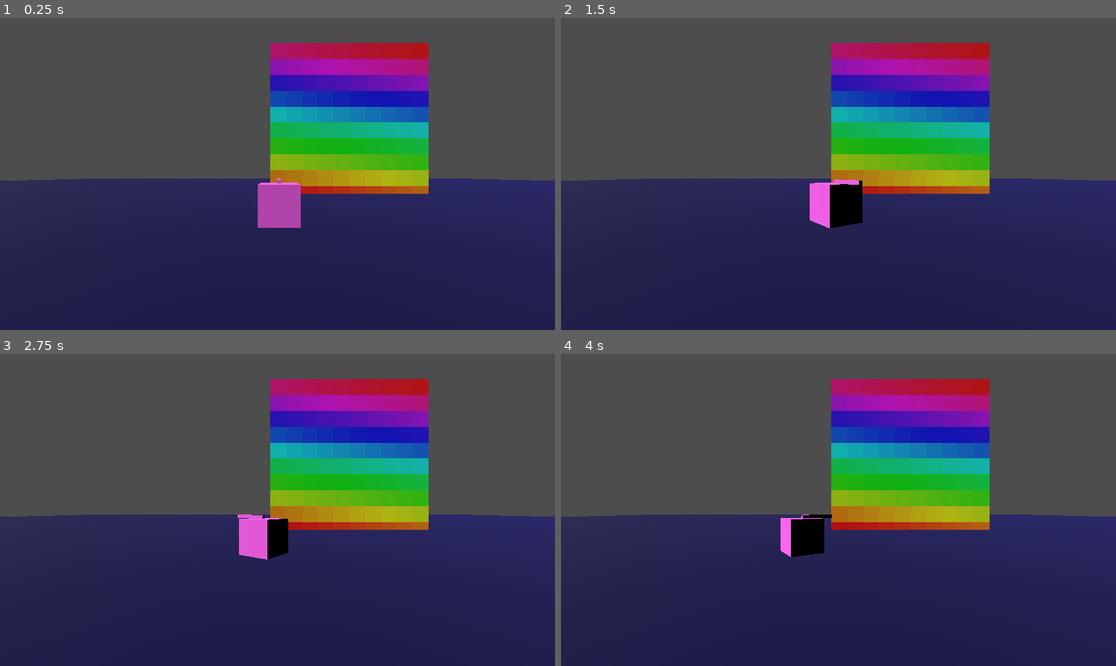
Above: before the commit, frames 1-4 (two rows, left to right).
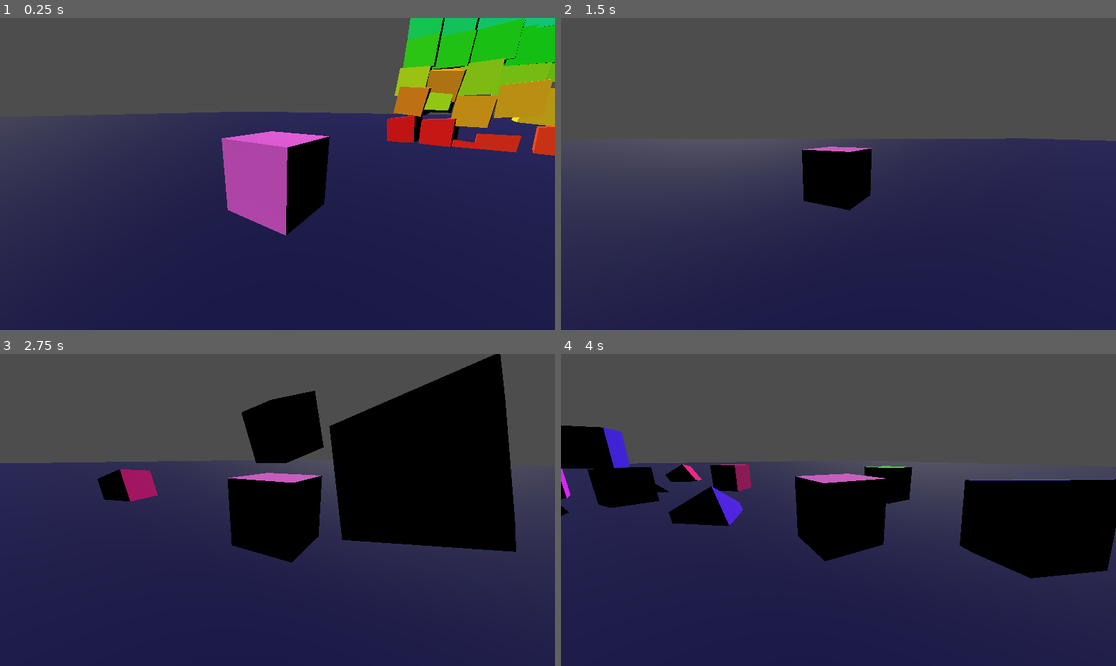
Above: after the commit, the same moments.

Repository: skooter500/GE1-2024
Game: Godot game, scene res://my-turret_lab02.tscn
Two runs of this game, one before a commit and one after it. Both use one fixed random seed, a clock stepped at 60 frames per second and the inputs below.
Inputs:
- Up to frame 1 (0.25 s): no input
- Up to frame 2 (1.5 s): hold D (turn_right) 0.53-1.28 s; hold S (move_back) from 1.28 s (still down)
- Up to frame 3 (2.75 s): release S (move_back) at 2.03 s; hold D (turn_right) from 2.03 s (still down)
- Up to frame 4 (4 s): release D (turn_right) at 2.78 s; hold W (move_forward) 2.78-3.53 s; hold A (turn_left) from 3.53 s (still down)

The runs differ from the first frame. In frame 1, 35% of the frame differs, in the area x 0-100%, y 0-70%; in frame 2, 18%; in frame 3, 33%; in frame 4, 31%.

Commit message:
lab 03, added more function to the turret game

Diff:
--- /dev/null
+++ b/labs/my-turret_lab02/TPCamera.gd
@@ -0,0 +1,16 @@
+extends Camera3D
+
+@export var target:Node3D
+@export var player:Node3D
+
+# Called when the node enters the scene tree for the first time.
+func _ready() -> void:
+	pass # Replace with function body.
+
+
+# Called every frame. 'delta' is the elapsed time since the previous frame.
+func _process(delta: float) -> void:
+	global_position = lerp(global_position, target.global_position, delta * 5.0)
+	look_at(player.global_position)
+
+	pass
--- a/labs/my-turret_lab02/brick.tscn
+++ b/labs/my-turret_lab02/brick.tscn
@@ -1,9 +1,20 @@
-[gd_scene load_steps=2 format=3 uid="uid://ddn8yjq4dyhie"]
+[gd_scene load_steps=3 format=3 uid="uid://ddn8yjq4dyhie"]
 
 [sub_resource type="BoxMesh" id="BoxMesh_igo21"]
 
-[node name="brick" type="Node3D"]
+[sub_resource type="BoxShape3D" id="BoxShape3D_jg6b3"]
+
+[node name="RigidBody3D" type="RigidBody3D"]
+transform = Transform3D(0.844618, 0.0169768, -0.535101, -0.0148363, 0.999856, 0.00830387, 0.535165, 0.000925355, 0.844747, 0, 0, 0)
 
 [node name="MeshInstance3D" type="MeshInstance3D" parent="."]
 transform = Transform3D(1, 0, 0, 0, 1, 0, 0, 0, 1, 0, 0, -4.03543)
 mesh = SubResource("BoxMesh_igo21")
+skeleton = NodePath("../..")
+
+[node name="CollisionShape3D" type="CollisionShape3D" parent="."]
+shape = SubResource("BoxShape3D_jg6b3")
+
+[node name="brick" type="Node3D" parent="."]
+transform = Transform3D(0.114883, 0.00333724, -0.993374, -0.000493386, 0.999994, 0.00330242, 0.993379, 0.00011071, 0.114884, 0, 0, 0)
+visible = false
--- a/labs/my-turret_lab02/my-turret_lab02.tscn
+++ b/labs/my-turret_lab02/my-turret_lab02.tscn
@@ -1,5 +1,6 @@
-[gd_scene load_steps=9 format=3 uid="uid://c2lq2ugo75jua"]
+[gd_scene load_steps=12 format=3 uid="uid://c2lq2ugo75jua"]
 
+[ext_resource type="Script" path="res://TPCamera.gd" id="1_b3qm6"]
 [ext_resource type="Material" uid="uid://srar707vgbcw" path="res://dark-blue.tres" id="1_w2nfs"]
 [ext_resource type="Material" uid="uid://42kfmr0nw6w0" path="res://pink.tres" id="2_mdfkg"]
 [ext_resource type="Script" path="res://scenes/player.gd" id="3_hbxjf"]
@@ -9,31 +10,22 @@
 [sub_resource type="PlaneMesh" id="PlaneMesh_y6hks"]
 size = Vector2(100, 100)
 
+[sub_resource type="WorldBoundaryShape3D" id="WorldBoundaryShape3D_5mgfx"]
+
 [sub_resource type="BoxMesh" id="BoxMesh_1xmdi"]
+
+[sub_resource type="BoxShape3D" id="BoxShape3D_ukuhn"]
 
 [sub_resource type="BoxMesh" id="BoxMesh_2eeti"]
 size = Vector3(0.1, 0.1, 1)
 
-[node name="Node3D" type="Node3D"]
+[node name="root" type="Node3D"]
 
-[node name="ground" type="MeshInstance3D" parent="."]
-material_override = ExtResource("1_w2nfs")
-mesh = SubResource("PlaneMesh_y6hks")
-
-[node name="player" type="MeshInstance3D" parent="."]
-transform = Transform3D(1, 0, 0, 0, 1, 0, 0, 0, 1, 0, 0.5, 0)
-material_override = ExtResource("2_mdfkg")
-mesh = SubResource("BoxMesh_1xmdi")
-skeleton = NodePath("../ground")
-script = ExtResource("3_hbxjf")
-
-[node name="turret" type="MeshInstance3D" parent="player"]
-transform = Transform3D(1, 0, 0, 0, 1, 0, 0, 0, 1, 0, 0.55, -0.5)
-material_override = ExtResource("2_mdfkg")
-mesh = SubResource("BoxMesh_2eeti")
-
-[node name="Camera3D" type="Camera3D" parent="."]
-transform = Transform3D(1, 0, 0, 0, 1, 0, 0, 0, 1, -0.0401274, 1.24649, 5.18096)
+[node name="Camera3D" type="Camera3D" parent="." node_paths=PackedStringArray("target", "player")]
+transform = Transform3D(1, 0, 0, 0, 1, 0, 0, 0, 1, 0.0383295, 1.57087, 2.02797)
+script = ExtResource("1_b3qm6")
+target = NodePath("../player/Marker3D")
+player = NodePath("../player")
 
 [node name="DirectionalLight3D" type="DirectionalLight3D" parent="."]
 transform = Transform3D(0.221166, -0.668163, -0.710383, 0.723517, -0.376006, 0.578915, -0.653918, -0.64201, 0.400268, 0.0166082, 0.408409, 0.0562881)
@@ -42,3 +34,38 @@
 transform = Transform3D(1, 0, 0, 0, 1, 0, 0, 0, 1, 0, 0, -4.11494)
 script = ExtResource("4_yil0p")
 brick_scene = ExtResource("5_k275a")
+
+[node name="StaticBody3D" type="StaticBody3D" parent="."]
+
+[node name="ground" type="MeshInstance3D" parent="StaticBody3D"]
+material_override = ExtResource("1_w2nfs")
+mesh = SubResource("PlaneMesh_y6hks")
+skeleton = NodePath("../..")
+
+[node name="CollisionShape3D" type="CollisionShape3D" parent="StaticBody3D"]
+shape = SubResource("WorldBoundaryShape3D_5mgfx")
+
+[node name="player" type="CharacterBody3D" parent="."]
+transform = Transform3D(1, 0, 0, 0, 1, 0, 0, 0, 1, 0, 0.5, 0)
+script = ExtResource("3_hbxjf")
+speed = 10.0
+
+[node name="player" type="MeshInstance3D" parent="player"]
+material_override = ExtResource("2_mdfkg")
+mesh = SubResource("BoxMesh_1xmdi")
+skeleton = NodePath("../../StaticBody3D/ground")
+
+[node name="CollisionShape3D" type="CollisionShape3D" parent="player"]
+shape = SubResource("BoxShape3D_ukuhn")
+
+[node name="Marker3D" type="Marker3D" parent="player"]
+transform = Transform3D(1, 0, 0, 0, 1, 0, 0, 0, 1, 2.18545, 0.796418, 2.14651)
+
+[node name="turret" type="MeshInstance3D" parent="."]
+transform = Transform3D(1, 0, 0, 0, 1, 0, 0, 0, 1, 0, 1.05, -0.5)
+visible = false
+material_override = ExtResource("2_mdfkg")
+mesh = SubResource("BoxMesh_2eeti")
+skeleton = NodePath("../player/player")
+
+[node name="WorldEnvironment" type="WorldEnvironment" parent="."]
--- a/labs/my-turret_lab02/project.godot
+++ b/labs/my-turret_lab02/project.godot
@@ -10,7 +10,7 @@
 
 [application]
 
-config/name="my-turret_lab02"
+config/name="my-turret"
 run/main_scene="res://my-turret_lab02.tscn"
 config/features=PackedStringArray("4.3", "Forward Plus")
 config/icon="res://icon.svg"
--- a/labs/my-turret_lab02/scenes/player.gd
+++ b/labs/my-turret_lab02/scenes/player.gd
@@ -1,10 +1,8 @@
-extends MeshInstance3D
+extends CharacterBody3D
 
 # variables
 @export var speed:float = -1
-@export var rot_speed = 180
-
-@export var rota_speed = 5
+@export var rot_speed = 80
 
 # Called when the node enters the scene tree for the first time.
 func _ready() -> void:
@@ -12,7 +10,7 @@
 
 
 # Called every frame. 'delta' is the elapsed time since the previous frame.
-func _process(delta: float) -> void:
+func _physics_process(delta: float) -> void:
 	# position.z += speed * delta # Move from the camera
 	# global_position.z += speed * delta # same above
 
@@ -20,8 +18,18 @@
 	# rotate_x(deg_to_rad(rot_speed) * delta) # rotates the player - x axis
 
 	var f = Input.get_axis("move_back", "move_forward")
-	translate(Vector3(0,0,f * delta * speed)) # * delta (slow frame rate (big delta), fast" (small"))
+	# translate(Vector3(0,0,f * delta * speed)) # * delta (slow frame rate (big delta), fast" (small"))
 
-	var rotation_input = Input.get_axis("turn_left", "turn_right")
-	rotate_y(rotation_input * delta * rota_speed)
+	var v = Vector3()
+
+	v = global_transform.basis.z
+	print(v)
+
+	velocity = v * speed * f
+
+	move_and_slide()
+
+	var r = Input.get_axis("turn_left", "turn_right")
+	rotate_y(deg_to_rad(rot_speed) * r * delta)
+
 	pass
--- a/labs/my-turret_lab02/scenes/wall.gd
+++ b/labs/my-turret_lab02/scenes/wall.gd
@@ -17,7 +17,6 @@
 
 			var m = StandardMaterial3D.new()
 			var h = ((row * cols) + col) / (float)(rows * cols)
-
 			m.albedo_color = Color.from_hsv(h, 1, 1)
 
 			var mesh:MeshInstance3D = brick.get_node("MeshInstance3D")
